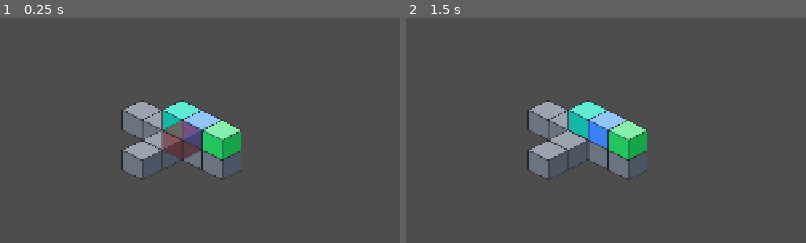
Above: before the commit, frames 1-2 (left to right).
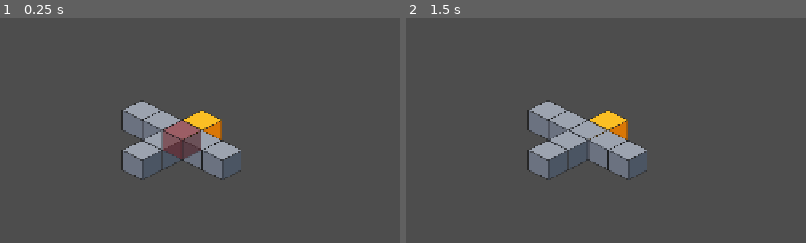
Above: after the commit, the same moments.

Repository: thoughtpunch/arcology-game
Game: Godot game, scene res://scenes/main.tscn
Same seed, same stepped clock (60 frames per second), same inputs: the game is played once before the commit and once after it.
Inputs:
- Up to frame 1 (0.25 s): no input
- Up to frame 2 (1.5 s): click "1: Corridor" at 0.5 s; click "2: Entrance" at 1.25 s
The pictures show only the part of the screen within x 27-77%, y 23-73%; the shares and areas given below are measured in that part.

The runs differ from the first frame. In frame 1, 3.1% of the frame differs, in the area x 40-61%, y 36-64%; in frame 2, 3.1%.

Commit message:
feat: arcology-y6e.2 - Implement floor visibility system
- Add update_visibility() to BlockRenderer for cutaway view
- Current floor renders at 100% opacity
- One floor below at 70%, two floors below at 40%
- Floors above current are hidden completely
- Floors 3+ below current are hidden
- Connect to GameState.floor_changed signal
- Apply visibility when blocks are added
- Unit tests with positive and negative assertions

Co-Authored-By: Claude Opus 4.5 <noreply@anthropic.com>

Diff:
--- a/src/core/block_renderer.gd
+++ b/src/core/block_renderer.gd
@@ -2,6 +2,7 @@
 extends Node2D
 ## Renders blocks with isometric positioning and depth sorting
 ## Listens to Grid signals to add/remove block sprites
+## Handles floor-based visibility (cutaway view)
 
 # References
 var grid: Grid
@@ -9,6 +10,10 @@
 
 # Preloaded textures cache
 var _texture_cache: Dictionary = {}
+
+# Floor visibility settings
+const FLOORS_BELOW_VISIBLE: int = 2
+const OPACITY_FALLOFF: float = 0.3  # Opacity reduction per floor below
 
 
 func _ready() -> void:
@@ -120,7 +125,47 @@
 # Signal handlers
 func _on_block_added(pos: Vector3i, block) -> void:
 	_create_sprite_for_block(block)
+	# Apply visibility for newly added block
+	_apply_visibility_to_sprite(pos)
 
 
 func _on_block_removed(pos: Vector3i) -> void:
 	_remove_sprite_at(pos)
+
+
+## Update visibility for all blocks based on current floor
+## Call this when floor changes or after initial setup
+func update_visibility(current_floor: int) -> void:
+	for pos in _sprites.keys():
+		_update_sprite_visibility(pos, current_floor)
+
+
+## Update visibility for a single sprite
+func _update_sprite_visibility(pos: Vector3i, current_floor: int) -> void:
+	if not _sprites.has(pos):
+		return
+
+	var sprite: Sprite2D = _sprites[pos]
+
+	if pos.z > current_floor:
+		# Above current floor - hide completely
+		sprite.visible = false
+	elif pos.z == current_floor:
+		# Current floor - full opacity
+		sprite.visible = true
+		sprite.modulate.a = 1.0
+	elif pos.z >= current_floor - FLOORS_BELOW_VISIBLE:
+		# Below but within visible range - fade based on depth
+		sprite.visible = true
+		var depth: int = current_floor - pos.z
+		sprite.modulate.a = 1.0 - (depth * OPACITY_FALLOFF)
+	else:
+		# Too far below - hide completely
+		sprite.visible = false
+
+
+## Apply visibility to a single sprite based on current GameState floor
+func _apply_visibility_to_sprite(pos: Vector3i) -> void:
+	var game_state = get_tree().get_root().get_node_or_null("/root/GameState")
+	if game_state:
+		_update_sprite_visibility(pos, game_state.current_floor)
--- a/src/core/main.gd
+++ b/src/core/main.gd
@@ -36,6 +36,11 @@
 	block_renderer = BlockRenderer.new()
 	world.add_child(block_renderer)
 	block_renderer.connect_to_grid(grid)
+
+	# Connect floor changes to visibility updates
+	var game_state = get_tree().get_root().get_node_or_null("/root/GameState")
+	if game_state:
+		game_state.floor_changed.connect(_on_floor_visibility_changed)
 
 
 func _setup_input_handler() -> void:
@@ -98,6 +103,11 @@
 	print("Current floor: %d" % new_floor)
 
 
+func _on_floor_visibility_changed(new_floor: int) -> void:
+	# Update block visibility when floor changes
+	block_renderer.update_visibility(new_floor)
+
+
 func _place_test_blocks() -> void:
 	# Place some test blocks to verify rendering
 	# Row of corridors at ground level
@@ -126,6 +136,11 @@
 	grid.set_block(stairs.grid_position, stairs)
 
 	print("Placed %d test blocks" % grid.get_block_count())
+
+	# Apply initial visibility based on starting floor
+	var game_state = get_tree().get_root().get_node_or_null("/root/GameState")
+	if game_state:
+		block_renderer.update_visibility(game_state.current_floor)
 
 
 func _process(delta: float) -> void:
--- /dev/null
+++ b/test/test_floor_visibility.gd
@@ -0,0 +1,161 @@
+extends SceneTree
+## Test script for floor visibility system
+## Run with: godot --headless --script test/test_floor_visibility.gd
+
+func _init() -> void:
+	var tests_passed := 0
+	var tests_failed := 0
+
+	print("=== Floor Visibility Tests ===")
+
+	# Wait for autoload to be ready
+	await process_frame
+
+	# Create test grid and renderer
+	var grid := Grid.new()
+	var renderer := BlockRenderer.new()
+	get_root().add_child(grid)
+	get_root().add_child(renderer)
+	renderer.connect_to_grid(grid)
+
+	# Place blocks at multiple floors for testing
+	# Floor 0
+	var block_z0 := Block.new("corridor", Vector3i(0, 0, 0))
+	grid.set_block(block_z0.grid_position, block_z0)
+
+	# Floor 1
+	var block_z1 := Block.new("corridor", Vector3i(0, 0, 1))
+	grid.set_block(block_z1.grid_position, block_z1)
+
+	# Floor 2
+	var block_z2 := Block.new("corridor", Vector3i(0, 0, 2))
+	grid.set_block(block_z2.grid_position, block_z2)
+
+	# Floor 3
+	var block_z3 := Block.new("corridor", Vector3i(0, 0, 3))
+	grid.set_block(block_z3.grid_position, block_z3)
+
+	# Floor 4
+	var block_z4 := Block.new("corridor", Vector3i(0, 0, 4))
+	grid.set_block(block_z4.grid_position, block_z4)
+
+	# Test 1: Current floor fully visible (100% opacity)
+	print("\nTest 1: Current floor fully visible")
+	renderer.update_visibility(2)  # Set current floor to 2
+
+	var sprite_z2: Sprite2D = renderer._sprites[Vector3i(0, 0, 2)]
+	if sprite_z2.visible and sprite_z2.modulate.a == 1.0:
+		print("  PASS: Floor 2 (current) is visible at 100%% opacity")
+		tests_passed += 1
+	else:
+		print("  FAIL: Floor 2 visible=%s, opacity=%f" % [sprite_z2.visible, sprite_z2.modulate.a])
+		tests_failed += 1
+
+	# Test 2: Floor above hidden
+	print("\nTest 2: Floors above hidden")
+	var sprite_z3: Sprite2D = renderer._sprites[Vector3i(0, 0, 3)]
+	var sprite_z4: Sprite2D = renderer._sprites[Vector3i(0, 0, 4)]
+
+	if not sprite_z3.visible and not sprite_z4.visible:
+		print("  PASS: Floors 3 and 4 are hidden")
+		tests_passed += 1
+	else:
+		print("  FAIL: Floor 3 visible=%s, Floor 4 visible=%s" % [sprite_z3.visible, sprite_z4.visible])
+		tests_failed += 1
+
+	# Test 3: One floor below with 70% opacity
+	print("\nTest 3: One floor below at 70%% opacity")
+	var sprite_z1: Sprite2D = renderer._sprites[Vector3i(0, 0, 1)]
+
+	# Expected: 1.0 - (1 * 0.3) = 0.7
+	var expected_opacity := 0.7
+	if sprite_z1.visible and absf(sprite_z1.modulate.a - expected_opacity) < 0.01:
+		print("  PASS: Floor 1 is visible at ~70%% opacity (got %f)" % sprite_z1.modulate.a)
+		tests_passed += 1
+	else:
+		print("  FAIL: Floor 1 visible=%s, opacity=%f (expected %f)" % [sprite_z1.visible, sprite_z1.modulate.a, expected_opacity])
+		tests_failed += 1
+
+	# Test 4: Two floors below with 40% opacity
+	print("\nTest 4: Two floors below at 40%% opacity")
+	var sprite_z0: Sprite2D = renderer._sprites[Vector3i(0, 0, 0)]
+
+	# Expected: 1.0 - (2 * 0.3) = 0.4
+	expected_opacity = 0.4
+	if sprite_z0.visible and absf(sprite_z0.modulate.a - expected_opacity) < 0.01:
+		print("  PASS: Floor 0 is visible at ~40%% opacity (got %f)" % sprite_z0.modulate.a)
+		tests_passed += 1
+	else:
+		print("  FAIL: Floor 0 visible=%s, opacity=%f (expected %f)" % [sprite_z0.visible, sprite_z0.modulate.a, expected_opacity])
+		tests_failed += 1
+
+	# Test 5: Three floors below hidden (beyond visible range)
+	print("\nTest 5: Three+ floors below hidden")
+
+	# Add block at Z=-1 (we need to test below range scenario)
+	# Instead, test with current_floor = 4
+	renderer.update_visibility(4)
+
+	# Now floor 1 should be 3 below (4-1=3), which is beyond FLOORS_BELOW_VISIBLE (2)
+	sprite_z1 = renderer._sprites[Vector3i(0, 0, 1)]
+	if not sprite_z1.visible:
+		print("  PASS: Floor 1 is hidden (3 floors below current)")
+		tests_passed += 1
+	else:
+		print("  FAIL: Floor 1 should be hidden (3 floors below), visible=%s" % sprite_z1.visible)
+		tests_failed += 1
+
+	# Test 6: Visibility updates when floor changes
+	print("\nTest 6: Visibility updates on floor change")
+
+	# Change to floor 0
+	renderer.update_visibility(0)
+
+	sprite_z0 = renderer._sprites[Vector3i(0, 0, 0)]
+	sprite_z1 = renderer._sprites[Vector3i(0, 0, 1)]
+	sprite_z2 = renderer._sprites[Vector3i(0, 0, 2)]
+
+	# Floor 0 should now be current (100%)
+	# Floors 1 and 2 should be hidden (above current)
+	var floor_0_correct := sprite_z0.visible and sprite_z0.modulate.a == 1.0
+	var floors_above_hidden := not sprite_z1.visible and not sprite_z2.visible
+
+	if floor_0_correct and floors_above_hidden:
+		print("  PASS: Floor 0 visible, floors above hidden")
+		tests_passed += 1
+	else:
+		print("  FAIL: Z0 visible=%s opacity=%f, Z1 visible=%s, Z2 visible=%s" % [
+			sprite_z0.visible, sprite_z0.modulate.a, sprite_z1.visible, sprite_z2.visible
+		])
+		tests_failed += 1
+
+	# Test 7: NEGATIVE - Invalid floor doesn't crash
+	print("\nTest 7: Update with extreme floor values")
+	renderer.update_visibility(-5)  # Negative floor
+	renderer.update_visibility(100)  # Very high floor
+
+	# Just verify no crash occurred
+	print("  PASS: No crash with extreme floor values")
+	tests_passed += 1
+
+	# Test 8: NEGATIVE - Empty grid doesn't crash
+	print("\nTest 8: Update visibility on empty renderer")
+	var empty_grid := Grid.new()
+	var empty_renderer := BlockRenderer.new()
+	get_root().add_child(empty_grid)
+	get_root().add_child(empty_renderer)
+	empty_renderer.connect_to_grid(empty_grid)
+
+	empty_renderer.update_visibility(5)  # Should handle empty _sprites gracefully
+	print("  PASS: No crash on empty renderer")
+	tests_passed += 1
+
+	# Summary
+	print("\n=== Results ===")
+	print("Passed: %d" % tests_passed)
+	print("Failed: %d" % tests_failed)
+
+	if tests_failed > 0:
+		quit(1)
+	else:
+		quit(0)
